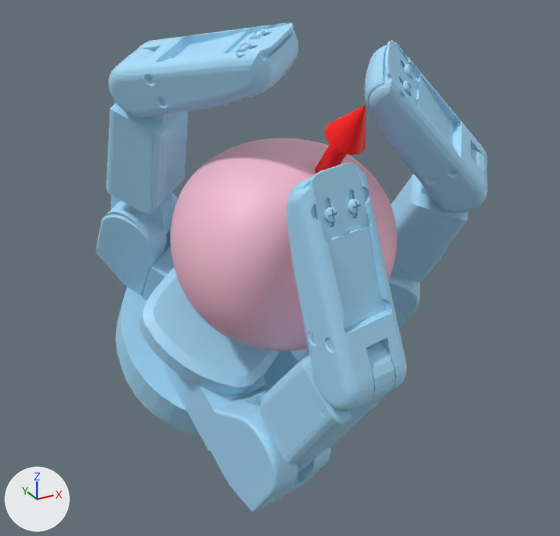
Renders of the glTF model static/assets/cond/Barrett/contactdb+apple/9.glb from each side of a commit.
Rendered twice from a 50 mm lens placed at (-0.1224, -0.2223, 0.1013), pointed at (0.0065, 0.0121, -0.0159). The lights are fixed; the arrows at lower left show +X, +Y and +Z. Where no turn or scale is listed for an object, it has been applied to the vertices. Vertices at the same position are counted once.

Names of what the first picture shows: 'apple.stl', 'geometry_1', 'geometry_2'.
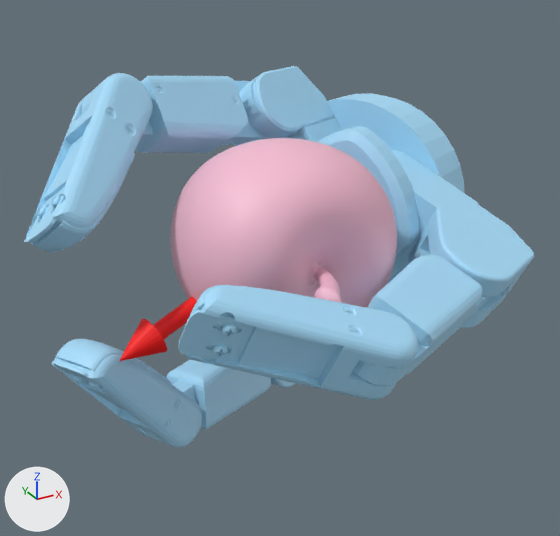
Patch to the scene script:
```diff
--- a/static/assets/cond/Barrett/contactdb+apple/9.glb.py
+++ b/static/assets/cond/Barrett/contactdb+apple/9.glb.py
@@ me_geometry_1 @@
 # used by ob_geometry_1; location = (0.0, 0.0, 0.0)
-me_geometry_1.from_pydata(...)  # 8695 vertices, 17330 faces; spans x -0.048..0.082, y -0.076..0.101, z -0.102..0.076
+me_geometry_1.from_pydata(...)  # 8696 vertices, 17330 faces; spans x -0.086..0.103, y -0.073..0.096, z -0.088..0.058
+# me_geometry_1 part 1: the loose piece of 347 vertices spanning x -0.044..0.045, y -0.001..0.101, z -0.102..-0.005 is multiplied about its middle by the matrix ((0.443, 0.571, -0.691), (-0.895, 0.237, -0.378), (-0.052, 0.786, 0.616)), then moved by (0.057, -0.004, 0.045)
+# me_geometry_1 part 2: the loose piece of 925 vertices spanning x 0.009..0.082, y 0.003..0.074, z -0.069..-0.018 is multiplied about its middle by the matrix ((0.247, 0.836, -0.49), (-0.536, -0.304, -0.788), (-0.808, 0.457, 0.373)), then moved by (-0.011, 0.019, -0.009)
+# me_geometry_1 part 3: the loose piece of 449 vertices spanning x 0.048..0.078, y -0.029..0.037, z -0.05..0.031 is multiplied about its middle by the matrix ((0.245, 0.837, -0.489), (-0.537, -0.303, -0.787), (-0.807, 0.455, 0.375)), then moved by (-0.069, 0.028, -0.06)
+# me_geometry_1 part 4: the loose piece of 1647 vertices spanning x 0.019..0.075, y -0.032..-0.006, z 0.008..0.069 is multiplied about its middle by the matrix ((0.316, 0.798, -0.513), (-0.501, -0.319, -0.805), (-0.806, 0.511, 0.299)), then moved by (-0.102, 0.028, -0.089)
+# me_geometry_1 part 5: the loose piece of 925 vertices spanning x -0.031..0.003, y -0.036..0.05, z -0.098..-0.036 is multiplied about its middle by the matrix ((0.255, 0.246, -0.935), (-0.484, 0.87, 0.097), (0.837, 0.428, 0.341)), then moved by (0.08, -0.009, 0.061)
+# me_geometry_1 part 6: the loose piece of 449 vertices spanning x -0.023..0.001, y -0.075..-0.007, z -0.08..-0.004 is copied, and the copy is multiplied about its middle by the matrix ((0.252, 0.272, -0.929), (-0.486, 0.866, 0.122), (0.837, 0.42, 0.35)), then moved by (0.042, -0.002, 0.028); it spans x -0.011..0.073, y -0.071..-0.015, z -0.028..-0.001
+# me_geometry_1 part 7: a new loose piece of 211 vertices spanning x 0.007..0.057, y 0.041..0.082, z 0.014..0.049, in mat_defaultmaterial_001
+# me_geometry_1 part 8: the loose piece of 210 vertices spanning x -0.045..-0.011, y 0.048..0.091, z -0.043..0.007 is deleted
+# me_geometry_1 part 9: 5 vertices moved within x -0.047..-0.042, y 0.024..0.032, z 0.045..0.057; 2084 vertices removed from x -0.048..-0.003, y -0.027..0.077, z -0.018..0.076; 2084 vertices added at x -0.086..0.032, y -0.011..0.072, z 0.011..0.058
+# me_geometry_1 part 10: 2 vertices moved within x -0.003..0.0, y -0.063..-0.055, z -0.027..-0.015; 2091 vertices removed from x -0.027..0.002, y -0.076..-0.007, z -0.08..0.045; 1642 vertices added at x -0.058..0.01, y -0.073..-0.038, z -0.027..0.013
 me_geometry_1.materials.append(mat_defaultmaterial_001)
@@ me_geometry_2 @@
 me_geometry_2.from_pydata(...)  # 75 vertices, 144 faces; spans x -0.0034..0.0098, y -0.0424..0.0024, z -0.0018..0.0556
 # used by ob_geometry_2; location = (0.0, 0.0, 0.0)
+# me_geometry_2 part 11: the whole mesh is multiplied about the mesh origin by the matrix ((0.23, 0.371, -0.9), (-0.925, -0.204, -0.321), (-0.303, 0.906, 0.296))
 me_geometry_2.materials.append(mat_defaultmaterial_002)
```

Boxes (x1, y1, x2, y2) around the edits, measured in the pictures (560 x 536 px; the box of a moved part takes in the faces that stretch with it):
'geometry_1', reshaped (30% wider, 22% shorter)
    before: (96, 22, 488, 512)
    after: (25, 66, 534, 448)
'geometry_2', reshaped
    before: (315, 105, 366, 173)
    after: (119, 297, 197, 361)
part 1 of me_geometry_1, moved or reshaped
    before: (116, 246, 310, 436)
    after: (288, 93, 465, 284)
part 2 of me_geometry_1, moved or reshaped
    before: (389, 274, 420, 329)
    after: (271, 378, 296, 388)
part 3 of me_geometry_1, moved or reshaped
    before: (391, 148, 487, 282)
    after: (145, 359, 271, 445)
part 4 of me_geometry_1, moved or reshaped
    before: (365, 40, 488, 213)
    after: (51, 339, 202, 448)
part 5 of me_geometry_1, moved or reshaped
    before: (164, 363, 331, 512)
    after: (391, 150, 534, 328)
part 6 of me_geometry_1, added (blue)
    after: (353, 255, 490, 386)
part 7 of me_geometry_1, added (blue)
    after: (232, 66, 334, 146)
part 8 of me_geometry_1, deleted (blue)
    before: (96, 193, 178, 295)
part 9 of me_geometry_1, moved or reshaped
    before: (106, 22, 298, 234)
    after: (25, 73, 269, 252)
part 10 of me_geometry_1, moved or reshaped
    before: (260, 163, 407, 472)
    after: (178, 285, 418, 400)
